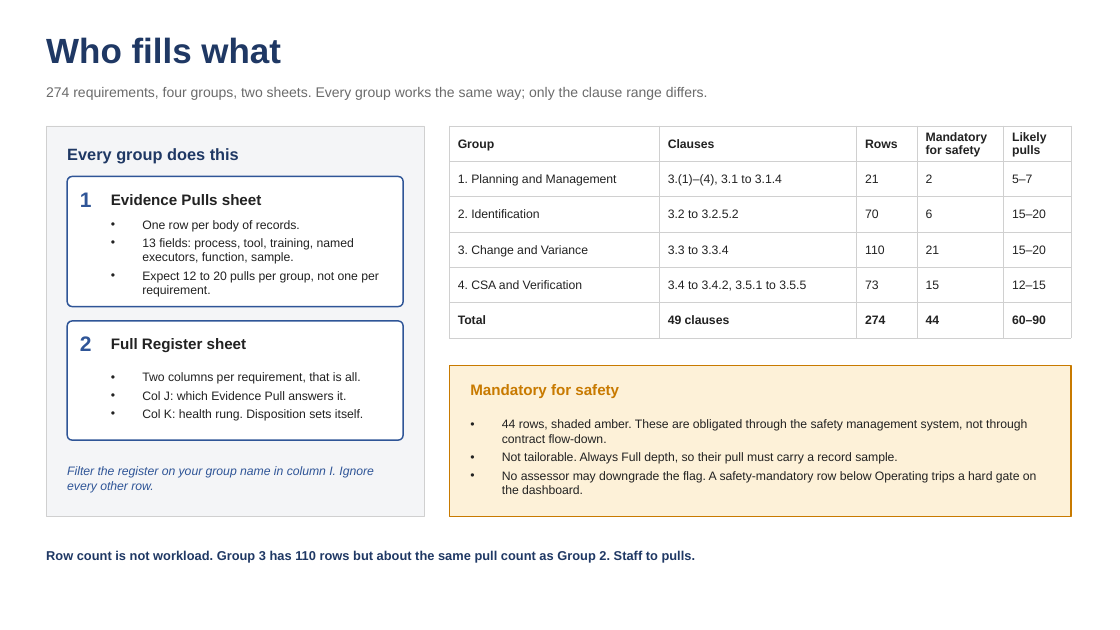
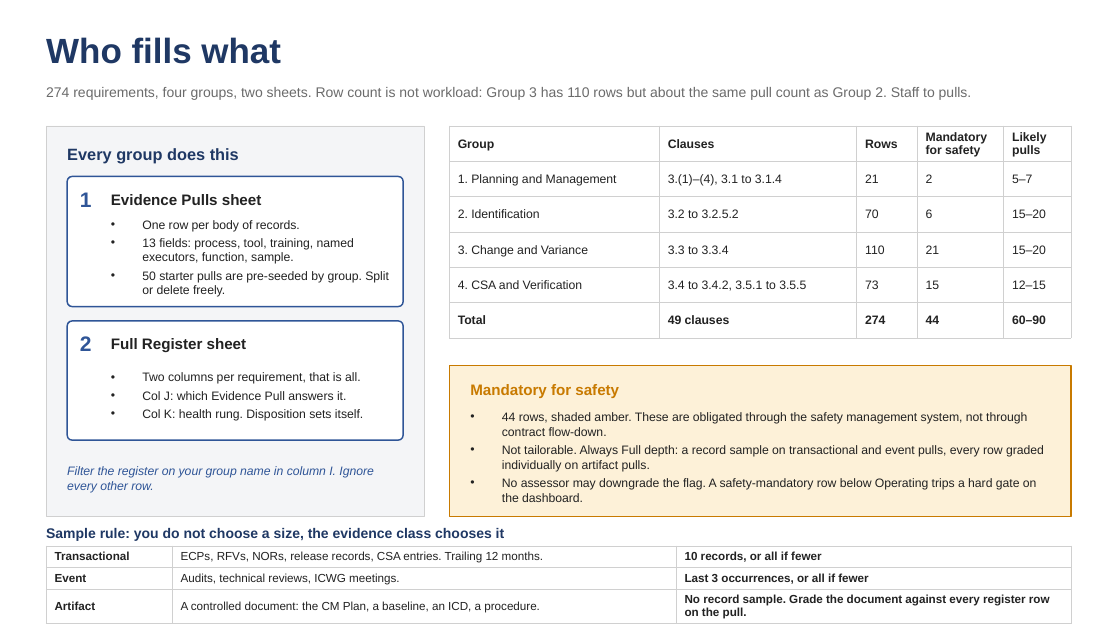
Before and after one commit to curtfoxley-cloud/Process, a slide deck: slide 1 of CM_TDR_Group_Guidance.pptx. Drawn at 1120x630 pixels with LibreOffice and Linux fonts; fonts in the diff are those of the drawing. Boxes give left, top, right and bottom in pixels: in the first picture for what was removed or moved away, otherwise in the second. Text is boxed around its words. In the diff, an @@ line names an element or a change of style, - is before the commit and + after.

```diff
--- a/CM_TDR_Group_Guidance.pptx
+++ b/CM_TDR_Group_Guidance.pptx
@@ text at (46,87,972,100): text changed @@
-274 requirements, four groups, two sheets. Every group works the same way; only the clause range differs.
+274 requirements, four groups, two sheets. Row count is not workload: Group 3 has 110 rows but about the same pull count as Group 2. Staff to pulls.
@@ text at (142,271,389,297): text changed @@
-• Expect 12 to 20 pulls per group, not one per requirement.
+• 50 starter pulls are pre-seeded by group. Split or delete freely.
@@ text at (502,445,1044,472): text changed @@
-• Not tailorable. Always Full depth, so their pull must carry a record sample.
+• Not tailorable. Always Full depth: a record sample on transactional and event pulls, every row graded individually on artifact pulls.
@@ text at (46,528,505,541): text changed; size 11 to 12 pt @@
-Row count is not workload. Group 3 has 110 rows but about the same pull count as Group 2. Staff to pulls.
+Sample rule: you do not choose a size, the evidence class chooses it
@@ table added at (46,546,1071,630), 3 rows, 3 columns @@
+Transactional | ECPs, RFVs, NORs, release records, CSA entries. Trailing 12 months. | 10 records, or all if fewer
+Event | Audits, technical reviews, ICWG meetings. | Last 3 occurrences, or all if fewer
+Artifact | A controlled document: the CM Plan, a baseline, an ICD, a procedure. | No record sample. Grade the document against every register row on the pull.
```
Also in this commit, not shown: 1 other slide changed, 1 other file.
